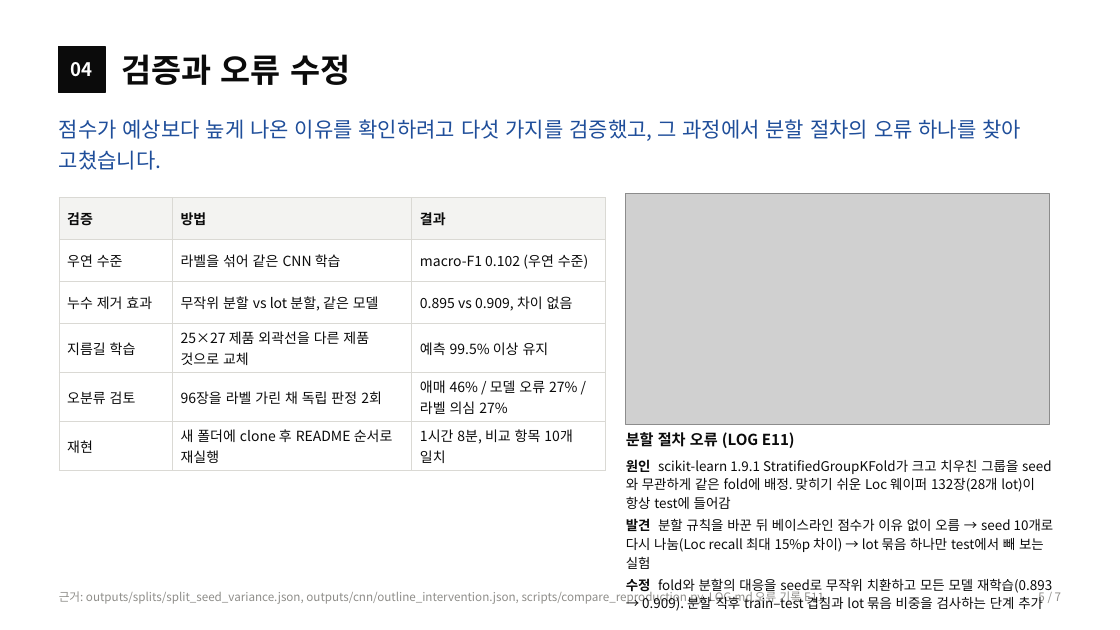
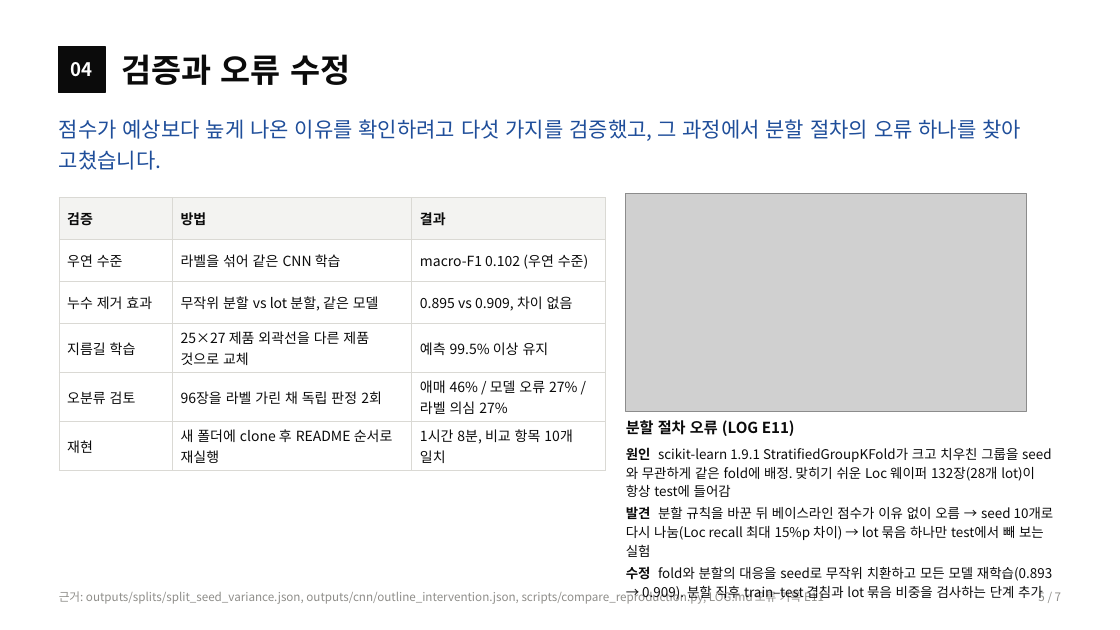
Before and after one commit to sl2ver/wm811k-wafer-defect-classification, a slide deck: slide 5 of portfolio/portfolio.pptx. Drawn at 1120x630 pixels with LibreOffice and Linux fonts; fonts in the diff are those of the drawing; grey boxes stand for pictures. Boxes give left, top, right and bottom in pixels: in the first picture for what was removed or moved away, otherwise in the second. Text is boxed around its words. In the diff, an @@ line names an element or a change of style, - is before the commit and + after.

```diff
--- a/portfolio/portfolio.pptx
+++ b/portfolio/portfolio.pptx
@@ picture: place and size @@
-picture at [626,193,1049,424]
+picture at [626,193,1027,412]
@@ text "분할 절차 오류 (LOG E11)": place and size @@
-text "분할 절차 오류 (LOG E11)" at [626,432,795,448]
+text "분할 절차 오류 (LOG E11)" at [626,420,795,436]
@@ text "원인 scikit-learn 1.9.1 StratifiedGroupKFold가 크고 ...": place and size @@
-text "원인 scikit-learn 1.9.1 StratifiedGroupKFold가 크고 ..." at [626,459,1054,611]
+text "원인 scikit-learn 1.9.1 StratifiedGroupKFold가 크고 ..." at [626,447,1054,600]
```
Also in this commit, not shown: 1 other slide changed, 4 other files.
